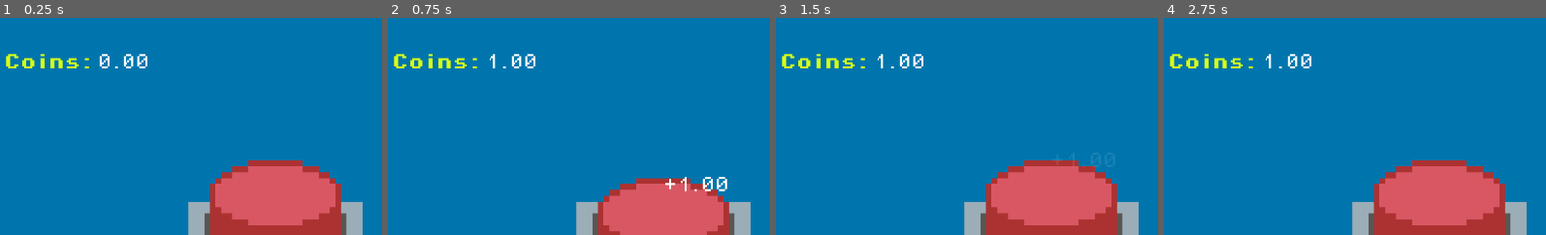
Above: before the commit, frames 1-4 (left to right).
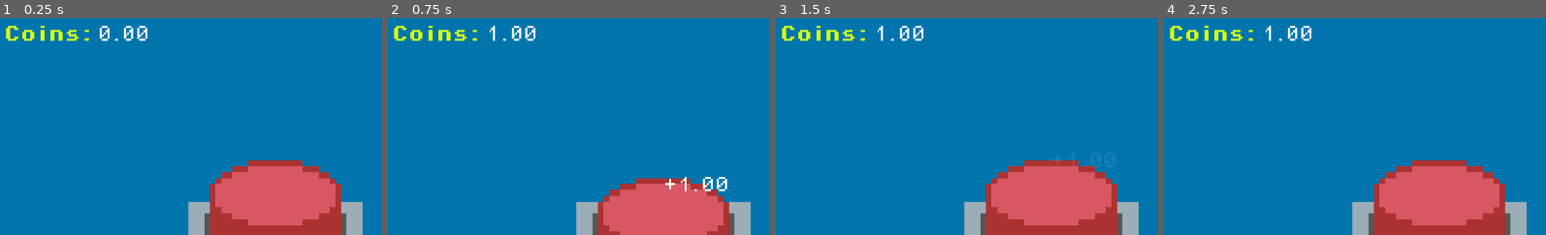
Above: after the commit, the same moments.

Repository: George101-dev/Click
Game: Godot game, scene res://main.tscn
Two runs of this game, one before a commit and one after it. Both use one fixed random seed, a clock stepped at 60 frames per second and the inputs below.
Inputs (mouse positions are % of the whole screen's width and height, from its top left):
- Up to frame 1 (0.25 s): no input
- Up to frame 2 (0.75 s): tap Enter at 0.5 s; move the mouse to (36, 42) at 0.52 s; press the mouse at (36, 42) at 0.53 s
- Up to frame 3 (1.5 s): move the mouse to (63, 83) at 1.27 s; release the mouse at (63, 83) at 1.28 s; click (63, 83) at 1.35 s
- Up to frame 4 (2.75 s): tap Space at 2 s; move the mouse to (63, 49) at 2.02 s; press the mouse at (63, 49) at 2.03 s
The pictures show only the part of the screen within x 0-50%, y 2-51%; the shares and areas given below are measured in that part.

The runs differ from the first frame. In frame 1, 2.0% of the frame differs, in the area x 1-39%, y 3-24%; in frame 2, 1.9%; in frame 3, 1.9%; in frame 4, 1.9%.

Commit message:
Many_upgrades
- Added an achievement animation for 100 clicks
-Fixed price increases for upgrades
-Adjusted UI a bit

Diff:
--- /dev/null
+++ b/100_clicks_achievement_animation.gd
@@ -0,0 +1,7 @@
+extends Node2D
+
+
+func _ready() -> void:
+	$AnimatedSprite2D.play("default")
+	await $AnimatedSprite2D.animation_finished
+	queue_free()
--- /dev/null
+++ b/100_clicks_achievement_animation.tscn
@@ -0,0 +1,124 @@
+[gd_scene load_steps=19 format=3 uid="uid://ru07b3s8v58d"]
+
+[ext_resource type="Script" uid="uid://n4rsje3nbro4" path="res://100_clicks_achievement_animation.gd" id="1_mg3t1"]
+[ext_resource type="Texture2D" uid="uid://dx7eaiwwtanpk" path="res://100_clicks_Achievement_Sprite.png" id="2_rad24"]
+
+[sub_resource type="AtlasTexture" id="AtlasTexture_4jmph"]
+atlas = ExtResource("2_rad24")
+region = Rect2(0, 0, 32, 32)
+
+[sub_resource type="AtlasTexture" id="AtlasTexture_y3qfa"]
+atlas = ExtResource("2_rad24")
+region = Rect2(32, 0, 32, 32)
+
+[sub_resource type="AtlasTexture" id="AtlasTexture_7cyf8"]
+atlas = ExtResource("2_rad24")
+region = Rect2(64, 0, 32, 32)
+
+[sub_resource type="AtlasTexture" id="AtlasTexture_0ss1w"]
+atlas = ExtResource("2_rad24")
+region = Rect2(96, 0, 32, 32)
+
+[sub_resource type="AtlasTexture" id="AtlasTexture_jlshl"]
+atlas = ExtResource("2_rad24")
+region = Rect2(128, 0, 32, 32)
+
+[sub_resource type="AtlasTexture" id="AtlasTexture_b8wrm"]
+atlas = ExtResource("2_rad24")
+region = Rect2(160, 0, 32, 32)
+
+[sub_resource type="AtlasTexture" id="AtlasTexture_7fkcx"]
+atlas = ExtResource("2_rad24")
+region = Rect2(192, 0, 32, 32)
+
+[sub_resource type="AtlasTexture" id="AtlasTexture_se2o3"]
+atlas = ExtResource("2_rad24")
+region = Rect2(224, 0, 32, 32)
+
+[sub_resource type="AtlasTexture" id="AtlasTexture_gjj2h"]
+atlas = ExtResource("2_rad24")
+region = Rect2(256, 0, 32, 32)
+
+[sub_resource type="AtlasTexture" id="AtlasTexture_d6017"]
+atlas = ExtResource("2_rad24")
+region = Rect2(288, 0, 32, 32)
+
+[sub_resource type="AtlasTexture" id="AtlasTexture_rijm0"]
+atlas = ExtResource("2_rad24")
+region = Rect2(320, 0, 32, 32)
+
+[sub_resource type="AtlasTexture" id="AtlasTexture_cylp2"]
+atlas = ExtResource("2_rad24")
+region = Rect2(352, 0, 32, 32)
+
+[sub_resource type="AtlasTexture" id="AtlasTexture_6by3y"]
+atlas = ExtResource("2_rad24")
+region = Rect2(384, 0, 32, 32)
+
+[sub_resource type="AtlasTexture" id="AtlasTexture_hckjb"]
+atlas = ExtResource("2_rad24")
+region = Rect2(416, 0, 32, 32)
+
+[sub_resource type="AtlasTexture" id="AtlasTexture_p8ypn"]
+atlas = ExtResource("2_rad24")
+region = Rect2(448, 0, 32, 32)
+
+[sub_resource type="SpriteFrames" id="SpriteFrames_aayag"]
+animations = [{
+"frames": [{
+"duration": 1.0,
+"texture": SubResource("AtlasTexture_4jmph")
+}, {
+"duration": 1.0,
+"texture": SubResource("AtlasTexture_y3qfa")
+}, {
+"duration": 1.0,
+"texture": SubResource("AtlasTexture_7cyf8")
+}, {
+"duration": 1.0,
+"texture": SubResource("AtlasTexture_0ss1w")
+}, {
+"duration": 1.0,
+"texture": SubResource("AtlasTexture_jlshl")
+}, {
+"duration": 1.0,
+"texture": SubResource("AtlasTexture_b8wrm")
+}, {
+"duration": 1.0,
+"texture": SubResource("AtlasTexture_7fkcx")
+}, {
+"duration": 1.0,
+"texture": SubResource("AtlasTexture_se2o3")
+}, {
+"duration": 1.0,
+"texture": SubResource("AtlasTexture_gjj2h")
+}, {
+"duration": 1.0,
+"texture": SubResource("AtlasTexture_d6017")
+}, {
+"duration": 1.0,
+"texture": SubResource("AtlasTexture_rijm0")
+}, {
+"duration": 1.0,
+"texture": SubResource("AtlasTexture_cylp2")
+}, {
+"duration": 1.0,
+"texture": SubResource("AtlasTexture_6by3y")
+}, {
+"duration": 1.0,
+"texture": SubResource("AtlasTexture_hckjb")
+}, {
+"duration": 1.0,
+"texture": SubResource("AtlasTexture_p8ypn")
+}],
+"loop": false,
+"name": &"default",
+"speed": 11.0
+}]
+
+[node name="100_clicks_achievement_animation" type="Node2D"]
+script = ExtResource("1_mg3t1")
+
+[node name="AnimatedSprite2D" type="AnimatedSprite2D" parent="."]
+scale = Vector2(4.18519, 3.54945)
+sprite_frames = SubResource("SpriteFrames_aayag")
--- a/button.gd
+++ b/button.gd
@@ -14,9 +14,16 @@
 var autoGenerates = 0
 var can_Click = true
 @export var popup_scene: PackedScene
+@export var milestone100_scene: PackedScene
 
 
 
+
+# Spawns milestone animation for 100 clicks
+func spawn_milestone(scene):
+	var milestone = scene.instantiate()
+	get_tree().current_scene.add_child(milestone)
+	milestone.position = Vector2(480, 448)
 
 #shows you how much was added to your score and then fades out, check poppupLable to see the code
 func spawn_popup(value, is_crit = false):
@@ -55,8 +62,8 @@
 			update_upgrade_label_crit()
 
 			#milestone animations for clicks go here
-			if clicks >= 100 and n == 1:
-				pass
+			if clicks == 100:
+				spawn_milestone(milestone100_scene)
 
 			elif clicks >= 500 and n == 2:
 				pass
@@ -139,7 +146,7 @@
 	elif coins >= upgradeCostCps:
 		coins -= upgradeCostCps
 		$"../Label2".text = "%.2f" % coins
-		upgradeCostCps *= 1.20
+		upgradeCostCps *= 1.15
 		autoGenerates += 0.25
 		upgradeLevelCps += 1
 		$"../Label6".text = str(upgradeLevelCps) + " Lv"
@@ -157,7 +164,7 @@
 	elif coins >= upgradeCostCrit:
 		coins -= upgradeCostCrit
 		$"../Label7".text = "%.2f" % coins
-		upgradeCostCrit *= 1.25
+		upgradeCostCrit *= 1.15
 		critMultiplier += 0.25
 		upgradeLevelCrit += 1
 		$"../Label8".text = str(upgradeLevelCrit) + " Lv"
--- a/button.tscn
+++ b/button.tscn
@@ -1,7 +1,8 @@
-[gd_scene load_steps=20 format=3 uid="uid://b3m2vv1xfwfu"]
+[gd_scene load_steps=21 format=3 uid="uid://b3m2vv1xfwfu"]
 
 [ext_resource type="Script" uid="uid://cs4t1bweynk34" path="res://button.gd" id="1_n4tde"]
 [ext_resource type="Texture2D" uid="uid://bxhx8xhqpduvp" path="res://Button.png" id="2_n4tde"]
+[ext_resource type="PackedScene" uid="uid://ru07b3s8v58d" path="res://100_clicks_achievement_animation.tscn" id="3_d7rpu"]
 [ext_resource type="PackedScene" uid="uid://vu30rgwhlse0" path="res://poppup_label.tscn" id="3_vxja4"]
 [ext_resource type="AudioStream" uid="uid://bvxwcysibq1ho" path="res://universfield-computer-mouse-click-02-383961.mp3" id="4_lt4la"]
 [ext_resource type="PackedScene" uid="uid://b3pssklvg2wep" path="res://upgrade_coins_on_click.tscn" id="5_4amfo"]
@@ -97,6 +98,7 @@
 [node name="Button" type="Area2D"]
 script = ExtResource("1_n4tde")
 popup_scene = ExtResource("3_vxja4")
+milestone100_scene = ExtResource("3_d7rpu")
 
 [node name="AnimatedSprite2D" type="AnimatedSprite2D" parent="."]
 position = Vector2(0.5, -14)
--- a/main.tscn
+++ b/main.tscn
@@ -22,18 +22,18 @@
 
 [node name="Label" type="Label" parent="."]
 offset_left = 218.0
-offset_top = 93.0
+offset_top = 65.0
 offset_right = 310.0
-offset_bottom = 125.0
+offset_bottom = 97.0
 theme_override_colors/font_color = Color(0.85098, 1, 0.0862745, 1)
 theme_override_fonts/font = ExtResource("2_h2yge")
 text = "Coins:"
 
 [node name="Label2" type="Label" parent="."]
 offset_left = 310.0
-offset_top = 93.0
+offset_top = 65.0
 offset_right = 362.0
-offset_bottom = 116.0
+offset_bottom = 88.0
 theme_override_fonts/font = ExtResource("2_0xm2m")
 text = "0.00"
 
Binary file added: 100_clicks_Achievement_Sprite.png
Not shown, added: 100_clicks_Achievement_Sprite.png.import
Not shown, added: 100_clicks_achievement_animation.gd.uid
